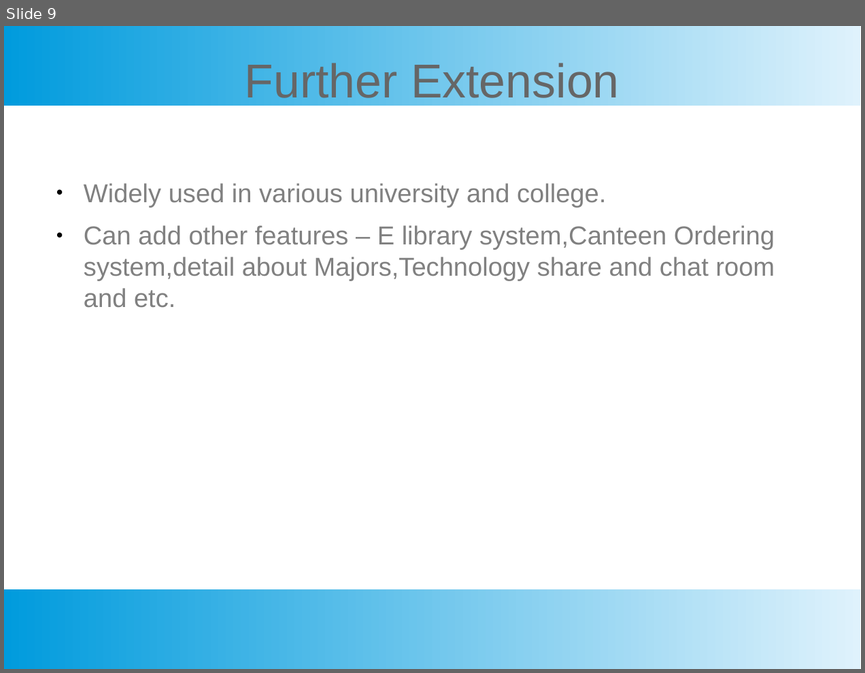
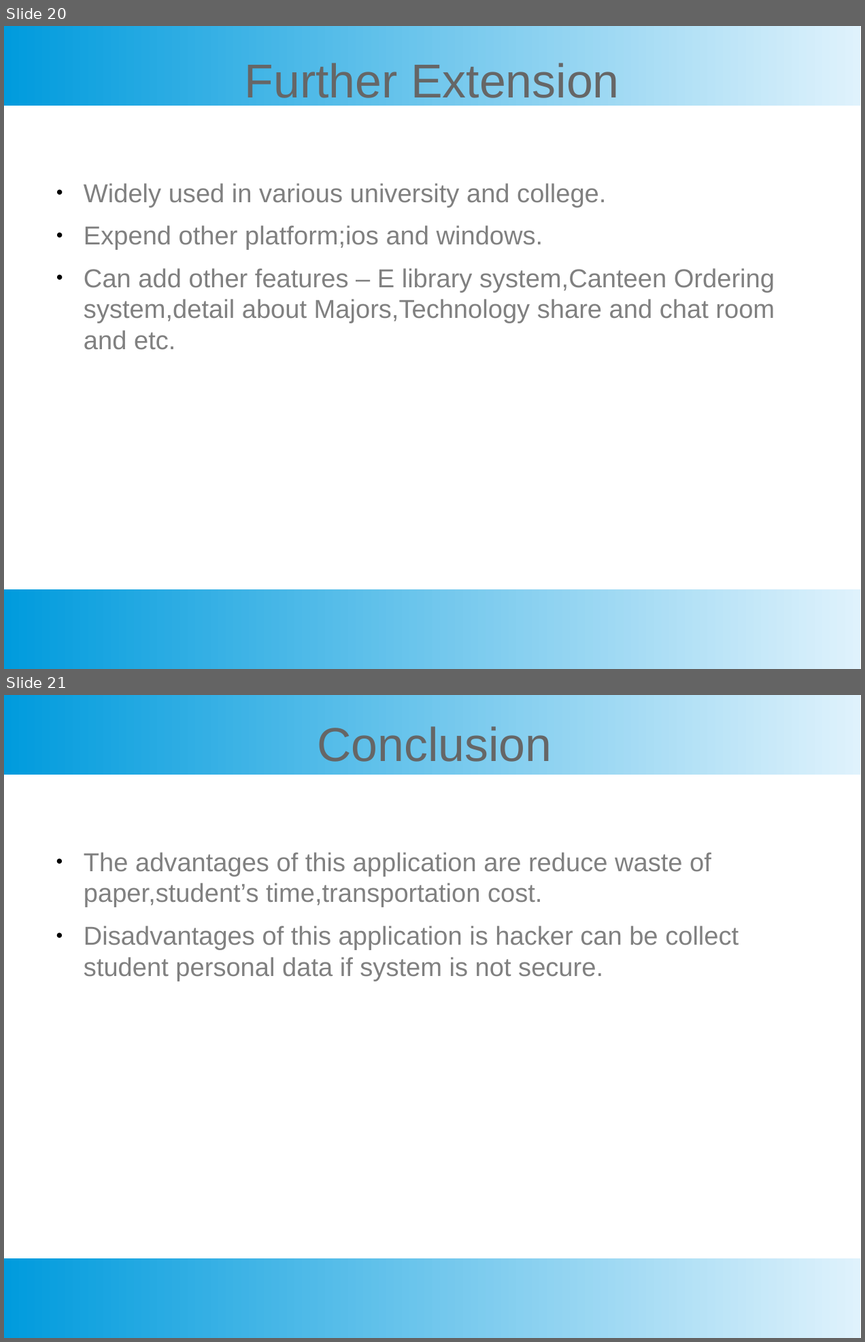
Before and after one commit to heinyekyaw/URSPPP, a slide deck: shout yay.pptx. Shown one above the other, each under a label of ours: slide 9 before the commit, slides 20 and 21 after it. The pictures are 865x673 and 865x1342 pixels, drawn with LibreOffice and Linux fonts; fonts in the diff are those of the drawing. Boxes give left, top, right and bottom in pixels: in the first picture for what was removed or moved away, otherwise in the second. Text is boxed around its words. In the diff, an @@ line names an element or a change of style, - is before the commit and + after.

```diff
--- a/shout yay.pptx
+++ b/shout yay.pptx
@@ slide 21 added at <box>4,695,861,1338</box>, background #FFFFFF; not listed: 2 template elements that a slide beside it also shows @@
@@ text added at <box>317,726,551,762</box>, 44 pt, text #666666 @@
+Conclusion
@@ text added at <box>84,852,738,981</box>, 24 pt, text #808080 @@
+● The advantages of this application are reduce waste of paper,student’s time,transportation cost.
+● Disadvantages of this application is hacker can be collect student personal data if system is not secure.
@@ what was slide 9 is now slide 20 @@
@@ slide 20 changed as well @@
@@ text at <box>84,225,543,250</box>: paragraph added @@
+● Expend other platform;ios and windows.
```
Also in this commit, not shown: 4 other slides changed, 11 other slides added.
